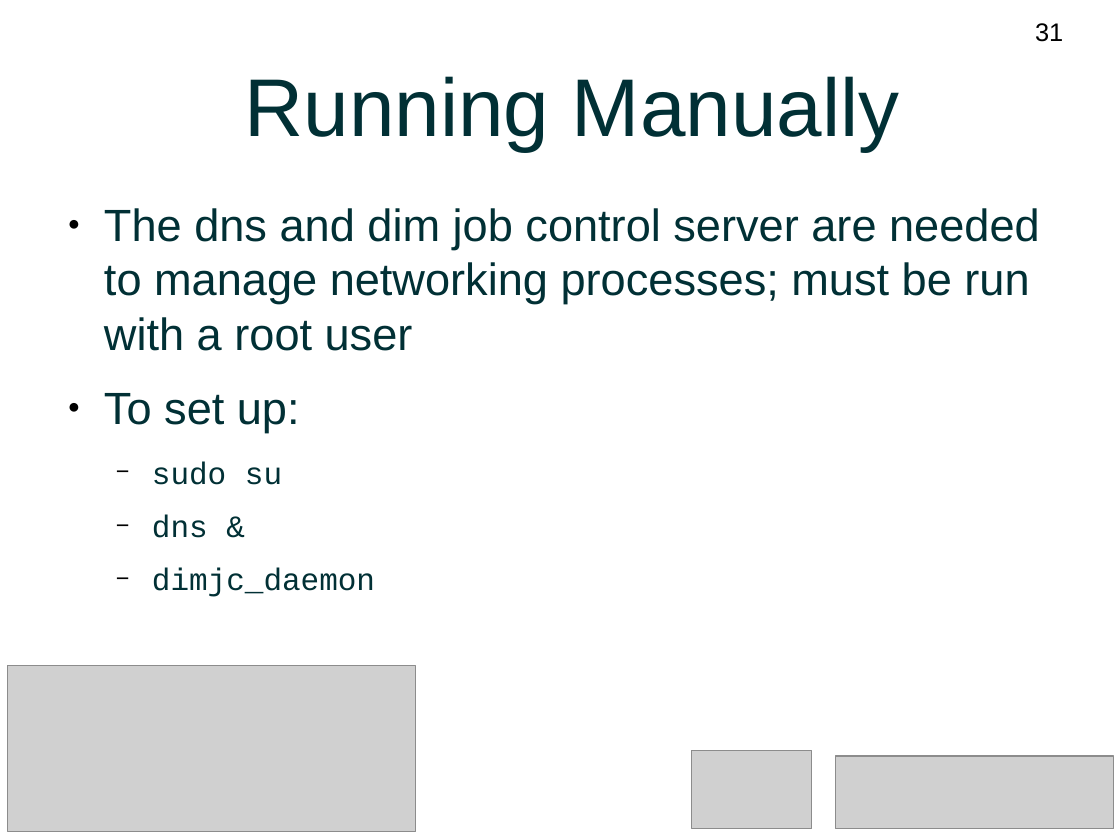
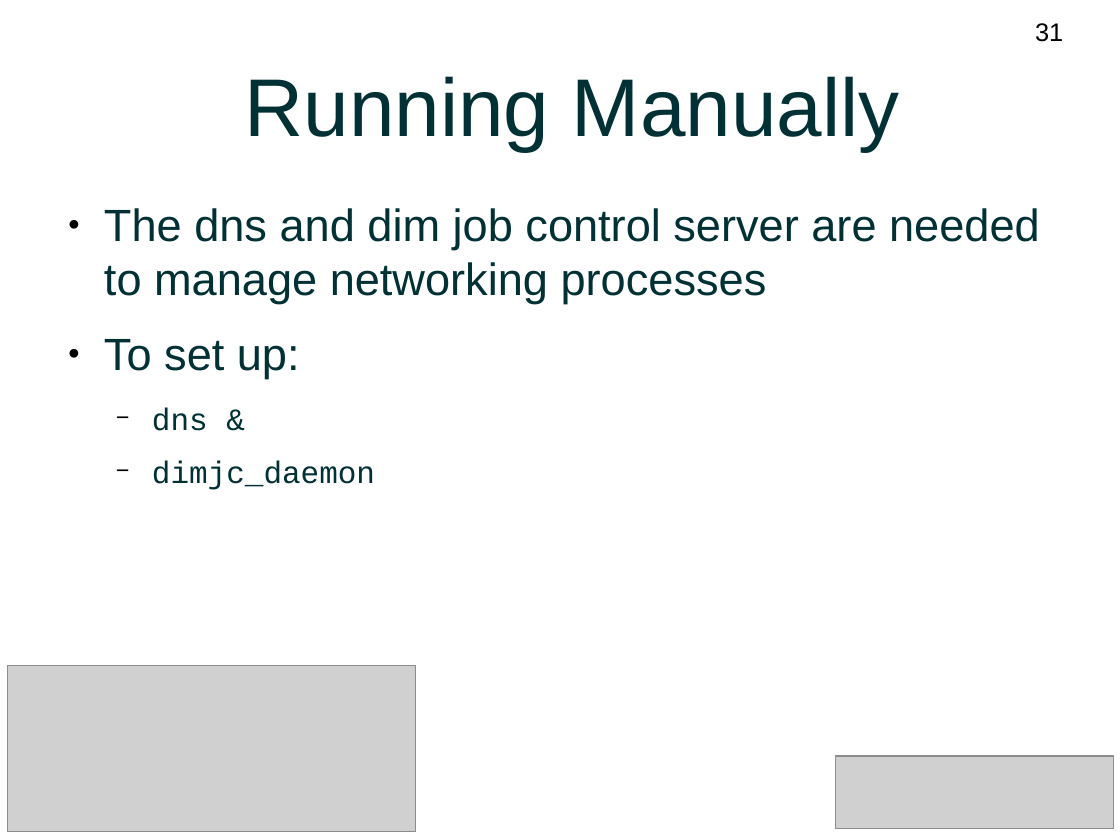
Before and after one commit to DQM4HEP/DQM4HEP-Workshop, a slide deck: slide 31 of BTTB2017-materials/Tutorial.odp. Drawn at 1120x840 pixels with LibreOffice and Linux fonts; fonts in the diff are those of the drawing; grey boxes stand for pictures. Boxes give left, top, right and bottom in pixels: in the first picture for what was removed or moved away, otherwise in the second. Text is boxed around its words. In the diff, an @@ line names an element or a change of style, - is before the commit and + after.

```diff
--- a/BTTB2017-materials/Tutorial.odp
+++ b/BTTB2017-materials/Tutorial.odp
@@ text at box(104, 208, 1040, 304): text changed @@
-● The dns and dim job control server are needed to manage networking processes; must be run with a root user
+● The dns and dim job control server are needed to manage networking processes
@@ text at box(152, 462, 282, 485): paragraph removed @@
-  − sudo su
@@ picture removed at box(692, 751, 812, 829) @@
```
Also in this commit, not shown: 61 other slides changed, 7 slides added, 1 slide removed.
